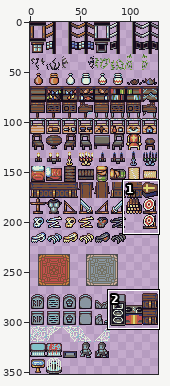
File history of a sprite sheet, playhouse/DawnLike/Objects/Decor0.png. Above, an overview of the earlier version with the close-up marked.
Close-up. Before the commit:
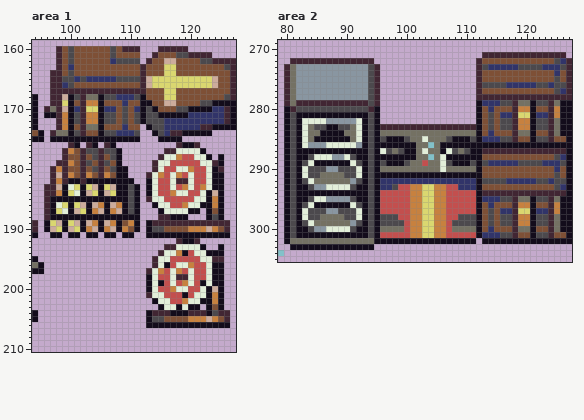
The file is 128x352 pixels. Shown: area 1: x 94..127, y 159..210; area 2: x 79..127, y 269..305.
The result:
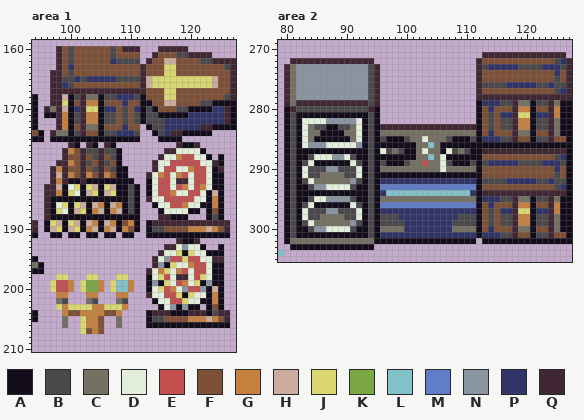
Palette (. is transparent): A #130c1b  B #4c494d  C #747163  D #e2eed9  E #c34f4e  F #7e5036  G #c7813f  H #ccac9c  J #dad770  K #7ba842  L #82c1c9  M #617cc9  N #8996a1  P #313469  Q #412633
Changes in this commit:
--- area 1
@@ x 94..127 @@
 192 ........................QAAQ......
-193 ......................QQDDDDA..A..
-194 .....................QDDGAEDDAAA..
-195 A...................QDDEEEEEDDQQ..
-196 CA..................QDAEDDGEEDAA..
-197 AA.................QDGEDGEDEEDAA..
-198 ...................ADEEDQQDEEDAA..
-199 ...................ADAEDEGDEADAA..
-200 ...................ADEEGDDEEDAHA..
-201 ...................QDDEEEAEDDAGA..
-202 ....................ADDEEGDDAAGA..
-203 .....................ADDADAA.AFA..
-204 A..................AQQQAAAQQQABQQ.
-205 A..................ABBFFFFGGGHGFQ.
-206 ...................AAAAAAAAAAAAAA.
-207 ..................................
+193 ......................QQDNDDA..A..
+194 .....................QDDJAJDDAAA..
+195 A...................QDNEEJEEDDQQ..
+196 CA..................QNAJDDGEEDAA..
+197 AA.................QDGJDGEDEEDAA..
+198 ....JJ...JJ...JJ...ADJEDQQDEJDAA..
+199 ...JEEG.JKKG.JLLG..ANAJDEGDJANAA..
+200 ...JEEG.JKKG.JLLG..ADJEGDNEENAHA..
+201 ....GG...GG...GG...QDDEEJAJDDAGA..
+202 ....CB...CB...CB....ADDEEJDDAAGA..
+203 ....JGJJJJGGJJJG.....ADNANAA.AFA..
+204 A....GFFGGGGFFG....AQQQAAAQQQABQQ.
+205 A....C..JGGF..C....ABBFFFFGGGHGFQ.
+206 .....C..JGGF..C....AAAAAAAAAAAAAA.
+207 ........JFGF......................
 208 ..................................
--- area 2
@@ x 94..113 @@
 292 BAPPPPPPPPPPPPPPPPAB
-293 BAPPBEEGGJJGGEEPPPAF
-294 BAEEEEEGGJJGGEEEEEAQ
-295 BAEEEEEGGJJGGEEEEEAP
-296 BAEEEEEGGJJGGEEEEEAF
-297 BAEEEEEGGJJGGEEEEEAF
-298 BABBBEEGGJJGGEEBBBAF
-299 BABBBBEGGJJGGEBBBBAF
-300 BACCCCEGGJJGGECCCCAF
-301 BAEEEEEGGJJGGEEEEEAP
+293 BAMMMMMMMMMMMMMMMMAF
+294 BAPLLLLLLLLLLLLLLPAQ
+295 BACCCCCCCCCCCCCCCCAP
+296 BAMMMMMMMMMMMMMMMMAF
+297 BAPPPPPPPPPPPPPPPPAF
+298 BABBBPPPPPPPPPPBBBAF
+299 BABBBBPPPPPPPPBBBBAF
+300 BACCCCPPPPPPPPCCCCAF
+301 BAPPPPPPPPPPPPPPPPAP
 302 CAAAAAAAAAAAAAAAAA.A
Where, in picture pixels (left, top, right, bottom), the same in both close-ups:
changed: (50, 244, 212, 334)
changed: (380, 184, 476, 238)
